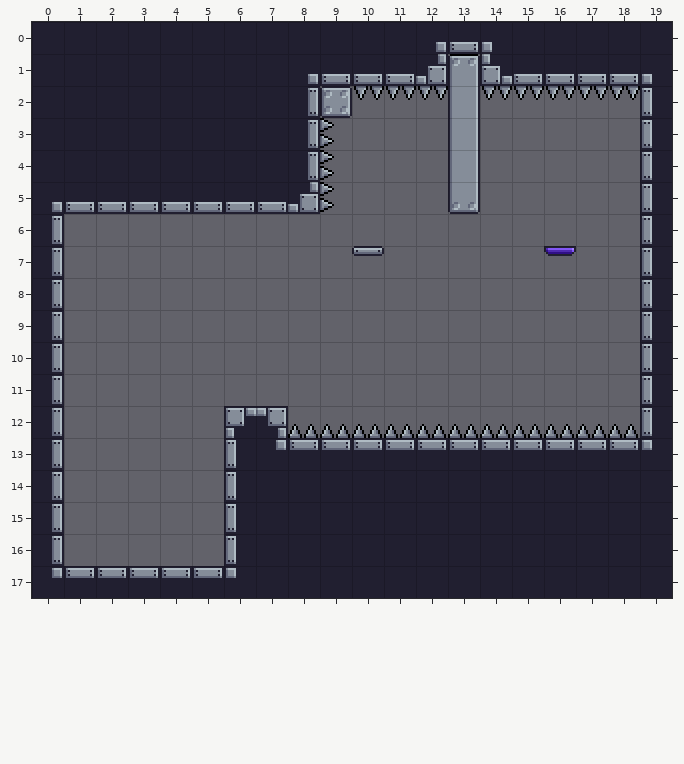
Tiled map -- assets_source/maps/level02.tmx. This is how it looked before the edit.
Cells are 16x16 px. Shown: x 0..19, y 0..17.
New version:
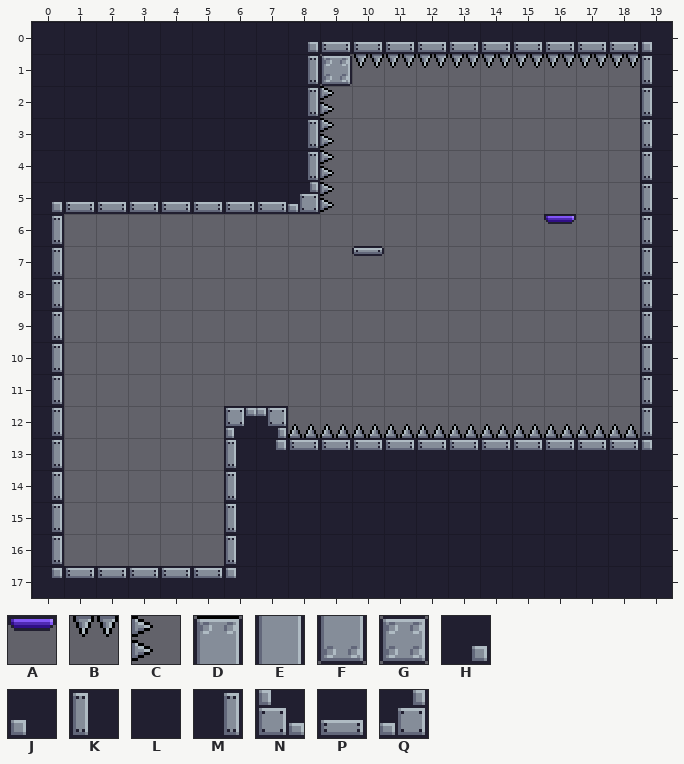
Key: from "main_tileset": A 35, B 36 turned 180, C 36 turned 90, D 95, E 96, F 125, G 155, H 183, J 184, K 210, L 211, M 212, N 240, P 241, Q 242.
_ is an empty cell, . an unchanged one.
Edits made:
--- layer "Tile Layer 1"
@@ x 8..19 @@
- 0 LLLLH.JLLLLL
- 1 HPPPQDNPPPPJ
- 2 .GBBBEBBBBB.
- 3 .....E......
- 4 .....E......
- 5 .....F......
- 6 ........_...
- 7 ........A...
+ 0 HPPPP.PPPPPJ
+ 1 MGBBBBBBBBBK
+ 2 .C_________.
+ 3 ....._......
+ 4 ....._......
+ 5 ....._......
+ 6 ........A...
+ 7 ........_...
